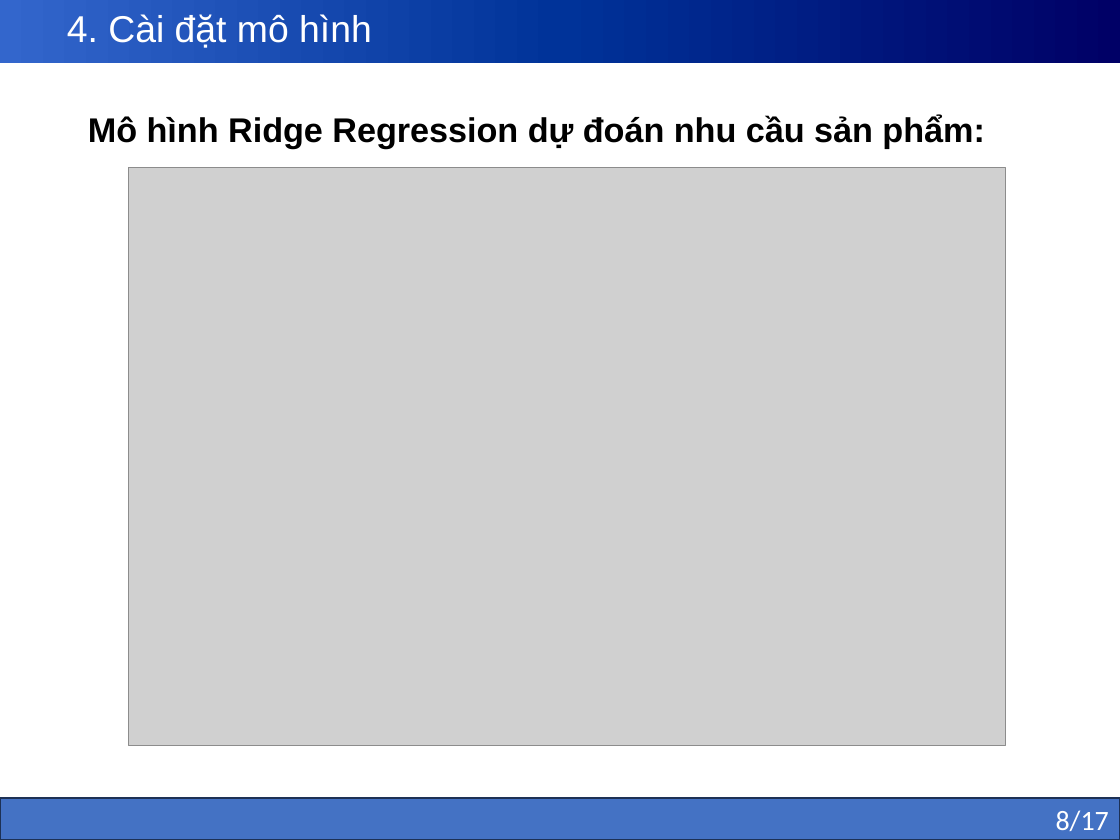
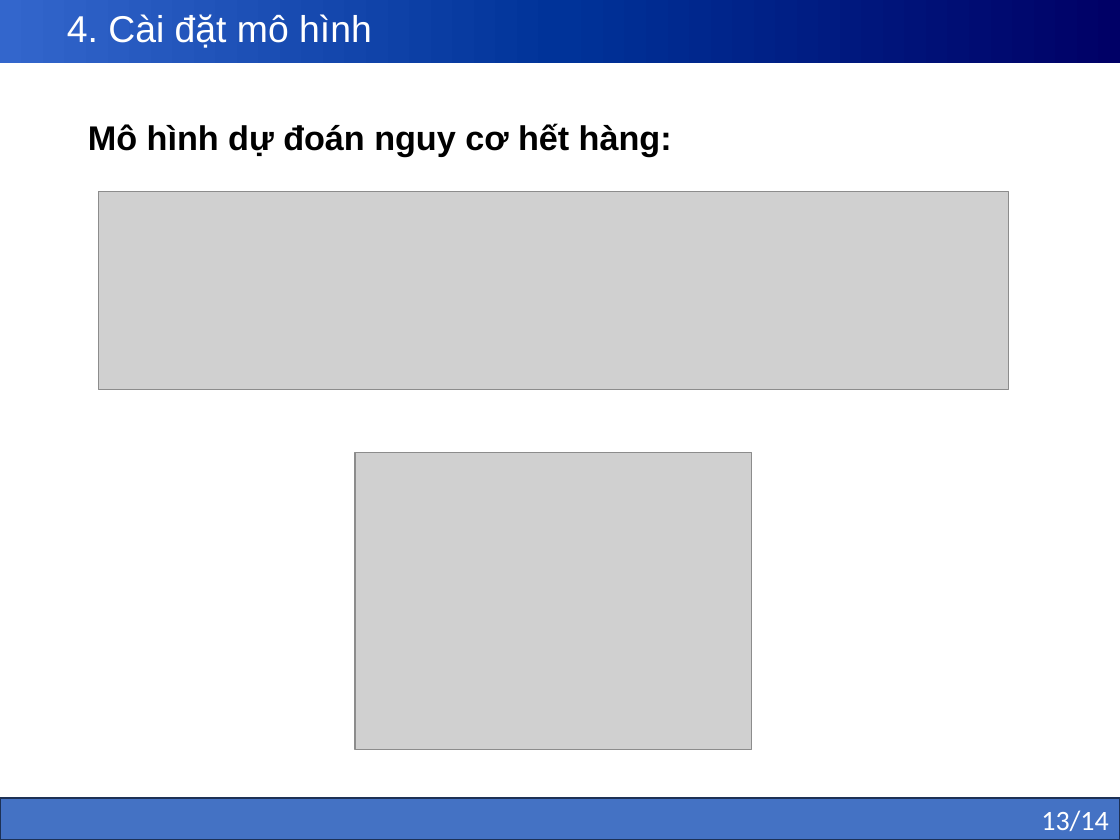
Before and after one commit to kly1906/12423030_MLproject, a slide deck: slide 13 of slides/baocaoML.pptx (slide 17 before the commit). Drawn at 1120x840 pixels with LibreOffice and Linux fonts; fonts in the diff are those of the drawing; grey boxes stand for pictures. Boxes give left, top, right and bottom in pixels: in the first picture for what was removed or moved away, otherwise in the second. Text is boxed around its words. In the diff, an @@ line names an element or a change of style, - is before the commit and + after.

```diff
--- a/slides/baocaoML.pptx
+++ b/slides/baocaoML.pptx
@@ text at bbox=[88, 123, 672, 157]: text changed @@
-Mô hình Ridge Regression dự đoán nhu cầu sản phẩm:
+Mô hình dự đoán nguy cơ hết hàng:
@@ picture removed at bbox=[129, 168, 1006, 746] @@
@@ picture added at bbox=[99, 192, 1008, 390] @@
@@ picture added at bbox=[355, 452, 752, 750] @@
@@ text in rectangle at bbox=[1041, 810, 1108, 831]: text changed @@
-8/17
+13/14
```
Also in this commit, not shown: 8 other slides changed, 4 slides added, 9 slides removed, 2 other files.
